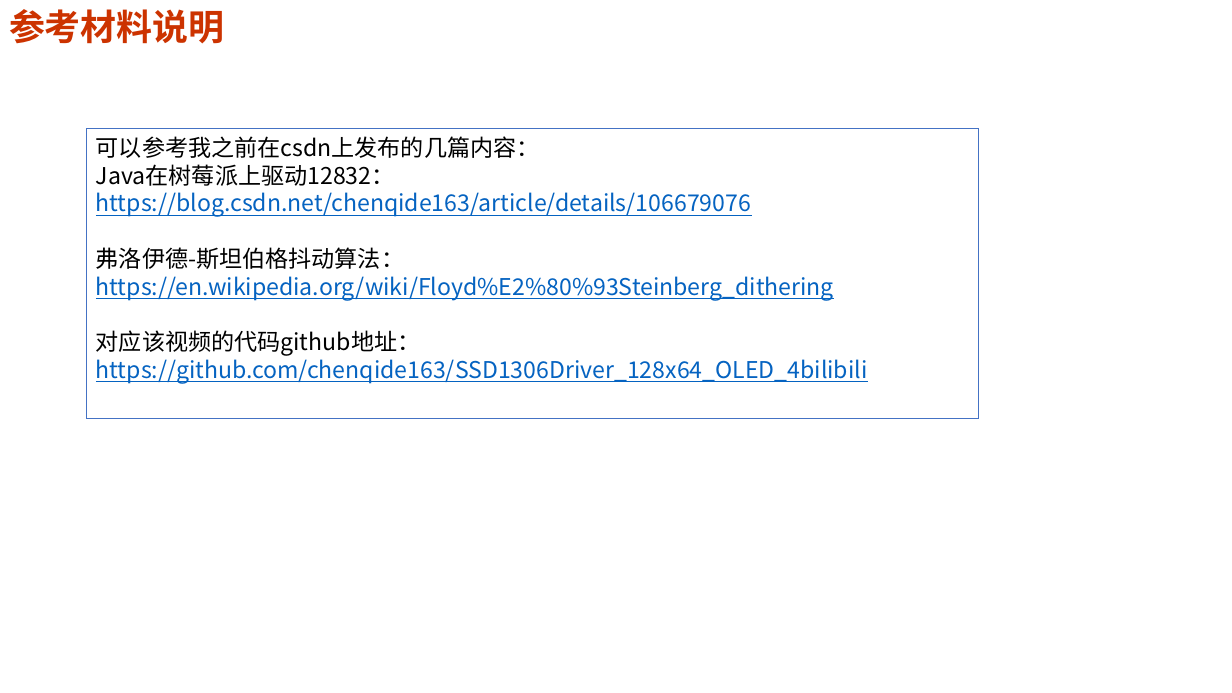
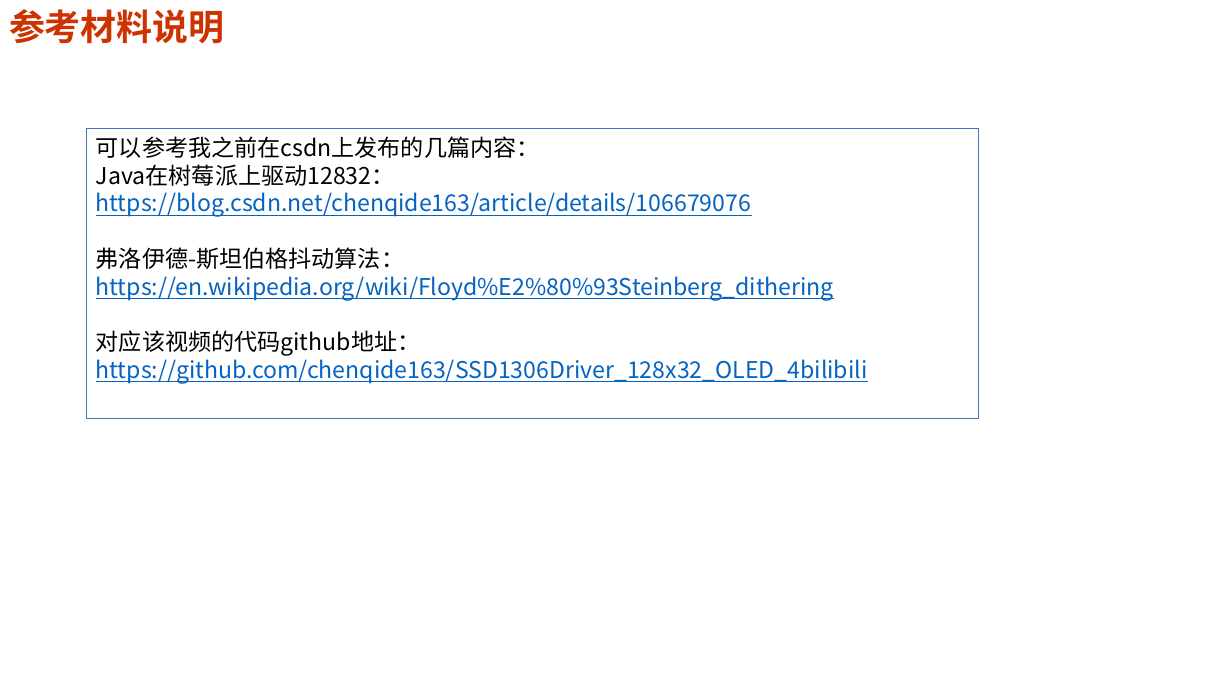
Before and after one commit to chenqide163/SSD1306Driver_128x32_OLED_4bilibili, a slide deck: slide 5 of document/关键讲解.pptx. Drawn at 1232x693 pixels with LibreOffice and Linux fonts; fonts in the diff are those of the drawing. Boxes give left, top, right and bottom in pixels: in the first picture for what was removed or moved away, otherwise in the second. Text is boxed around its words. In the diff, an @@ line names an element or a change of style, - is before the commit and + after.

```diff
--- a/document/关键讲解.pptx
+++ b/document/关键讲解.pptx
@@ text in rectangle at bbox=[96, 354, 868, 383]: text changed @@
-https://github.com/chenqide163/SSD1306Driver_128x64_OLED_4bilibili
+https://github.com/chenqide163/SSD1306Driver_128x32_OLED_4bilibili
```
Also in this commit, not shown: 11 other files.
